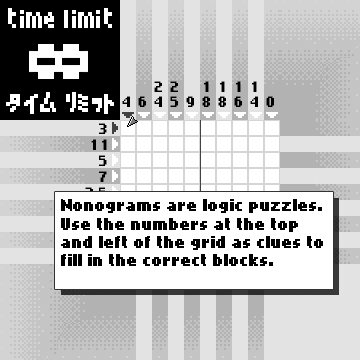
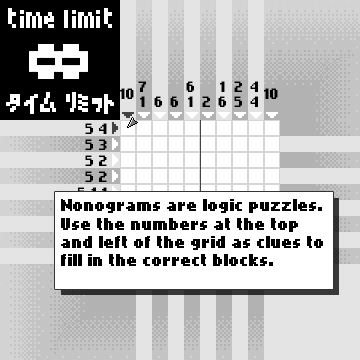
Layers edited between the first and the second 360x360 image:
painted on "8" over [29, 50, 88, 73]
removed layer "Layer 1" over [29, 50, 278, 191]
added layer "Step 1" above "Step 2" over [29, 50, 278, 191]
